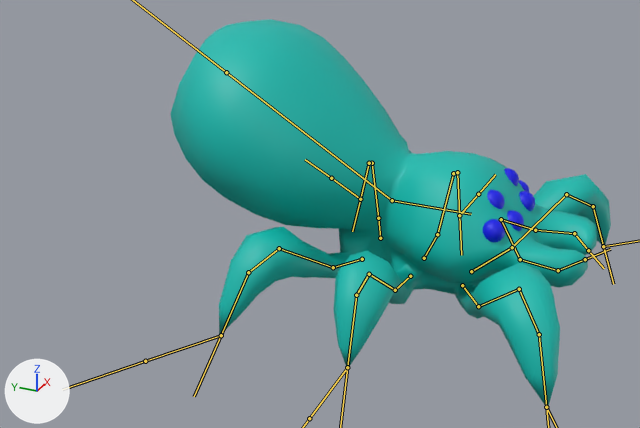
The FBX model Fortrest/Assets/Team/Liam/Enemys/Spider/New spider.fbx, before and after one commit.
One viewpoint serves both versions: a camera (50 mm lens) standing at (-16.63, -6.16, 9.57) and looking at (-1.1, 0.83, 1.81). The lights are fixed; the arrows at lower left show +X, +Y and +Z. The bones that bend it are drawn over the model as lines.

In view in the first picture: 'Spider_enemy'.
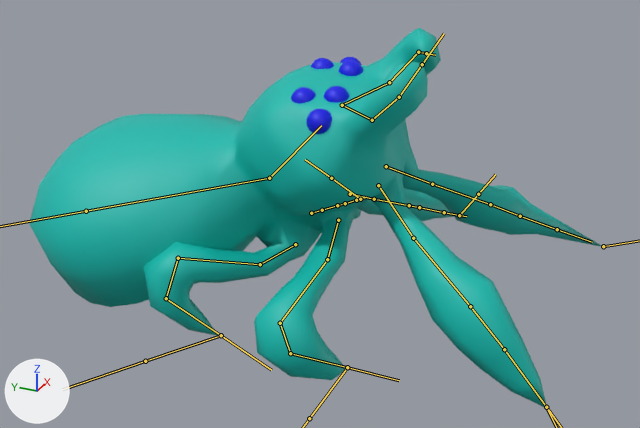
The newer file adds an action. The first version stands in its rest pose; the second is drawn at frame 6 of the action 'Armature|hit 2'.

Where the change shows, as pixel boxes (x1, y1, x2, y2) in the pictures (640 x 428 px):
'Spider_enemy', posed (30% wider)
    before: (170, 19, 611, 409)
    after: (29, 28, 603, 408)
bone 'Mainbody', root to tip
    before: (392, 200) to (471, 214)
    after: (269, 178) to (321, 125)
bone 'Leg1joint2.L', root to tip
    before: (471, 271) to (512, 247)
    after: (386, 166) to (432, 184)
bone 'Leg1joint3.L', root to tip
    before: (512, 247) to (566, 194)
    after: (432, 184) to (490, 204)
bone 'Leg1joint4.L', root to tip
    before: (566, 194) to (593, 206)
    after: (490, 204) to (520, 216)
bone 'Leg1joint5.L', root to tip
    before: (593, 206) to (603, 246)
    after: (520, 216) to (557, 229)
bone 'Leg2joint2.L', root to tip
    before: (424, 258) to (437, 234)
    after: (350, 194) to (374, 199)
bone 'Leg2joint3.L', root to tip
    before: (437, 234) to (453, 173)
    after: (374, 199) to (409, 205)
bone 'Leg2joint4.L', root to tip
    before: (453, 173) to (457, 172)
    after: (409, 205) to (419, 207)
bone 'Leg2joint5.L', root to tip
    before: (457, 172) to (459, 215)
    after: (419, 207) to (444, 212)
bone 'Leg3joint2.L', root to tip
    before: (380, 238) to (378, 218)
    after: (311, 213) to (322, 210)
bone 'Leg3joint3.L', root to tip
    before: (378, 218) to (372, 163)
    after: (322, 210) to (337, 205)
bone 'Leg3joint4.L', root to tip
    before: (372, 163) to (369, 163)
    after: (337, 205) to (345, 203)
bone 'Leg3joint5.L', root to tip
    before: (369, 163) to (360, 199)
    after: (345, 203) to (356, 200)
bone 'Leg1joint2.R', root to tip
    before: (462, 285) to (478, 306)
    after: (378, 185) to (413, 238)
bone 'Leg1joint3.R', root to tip
    before: (478, 306) to (519, 289)
    after: (413, 238) to (470, 306)
bone 'Leg1joint4.R', root to tip
    before: (519, 289) to (539, 334)
    after: (470, 306) to (504, 349)
bone 'Leg1joint5.R', root to tip
    before: (539, 334) to (546, 407)
    after: (504, 349) to (546, 407)
bone 'Leg2joint2.R', root to tip
    before: (410, 276) to (395, 290)
    after: (338, 220) to (327, 259)
bone 'Leg2joint3.R', root to tip
    before: (395, 290) to (369, 274)
    after: (327, 259) to (280, 323)
bone 'Leg2joint4.R', root to tip
    before: (369, 274) to (356, 295)
    after: (280, 323) to (290, 353)
bone 'Leg2joint5.R', root to tip
    before: (356, 295) to (347, 367)
    after: (290, 353) to (347, 367)
bone 'Leg3joint2.R', root to tip
    before: (362, 259) to (333, 267)
    after: (295, 244) to (260, 264)
bone 'Leg3joint3.R', root to tip
    before: (333, 267) to (279, 248)
    after: (260, 264) to (178, 258)
bone 'Leg3joint4.R', root to tip
    before: (279, 248) to (248, 272)
    after: (178, 258) to (166, 298)
bone 'Leg3joint5.R', root to tip
    before: (248, 272) to (221, 335)
    after: (166, 298) to (221, 335)

What the commit changed:
Bone 'Mainbody' (bone_mainbody) moves from (0.0, 0.0, 0.0) to (-0.85, -0.8, -0.4).
Bone 'Mainbody' (bone_mainbody) turns from (0, 0, 0) to (-49, 10, -8) degrees about its own x, y and z.
Bone 'Leg1joint2.L' (bone_leg1joint2_l) turns from (0, 0, 0) to (-18, -6, -70) degrees about its own x, y and z.
Bone 'Leg1joint3.L' (bone_leg1joint3_l) turns from (0, 0, 0) to (-23, 2, -23) degrees about its own x, y and z.
Bone 'Leg1joint4.L' (bone_leg1joint4_l) turns from (0, 0, 0) to (26, -10, 59) degrees about its own x, y and z.
Bone 'Leg1joint5.L' (bone_leg1joint5_l) turns from (0, 0, 0) to (19, -4, 32) degrees about its own x, y and z.
Bone 'Leg2joint2.L' (bone_leg2joint2_l) turns from (0, 0, 0) to (-19, -8, -44) degrees about its own x, y and z.
Bone 'Leg2joint3.L' (bone_leg2joint3_l) turns from (0, 0, 0) to (-3, -1, -27) degrees about its own x, y and z.
Bone 'Leg2joint4.L' (bone_leg2joint4_l) turns from (0, 0, 0) to (7, -3, 54) degrees about its own x, y and z.
Bone 'Leg2joint5.L' (bone_leg2joint5_l) turns from (0, 0, 0) to (3, -2, 54) degrees about its own x, y and z.
Bone 'Leg3joint2.L' (bone_leg3joint2_l) turns from (0, 0, 0) to (13, 1, -23) degrees about its own x, y and z.
Bone 'Leg3joint3.L' (bone_leg3joint3_l) turns from (0, 0, 0) to (16, 1, -19) degrees about its own x, y and z.
Bone 'Leg3joint4.L' (bone_leg3joint4_l) turns from (0, 0, 0) to (-22, 10, 45) degrees about its own x, y and z.
Bone 'Leg3joint5.L' (bone_leg3joint5_l) turns from (0, 0, 0) to (-10, 5, 42) degrees about its own x, y and z.
Bone 'Leg1joint2.R' (bone_leg1joint2_r) turns from (0, 0, 0) to (-15, 2, 62) degrees about its own x, y and z.
Bone 'Leg1joint3.R' (bone_leg1joint3_r) turns from (0, 0, 0) to (-16, -3, 21) degrees about its own x, y and z.
Bone 'Leg1joint4.R' (bone_leg1joint4_r) turns from (0, 0, 0) to (14, 1, -34) degrees about its own x, y and z.
Bone 'Leg1joint5.R' (bone_leg1joint5_r) turns from (0, 0, 0) to (15, 3, -28) degrees about its own x, y and z.
Bone 'Leg2joint2.R' (bone_leg2joint2_r) turns from (0, 0, 0) to (-13, 1, 17) degrees about its own x, y and z.
Bone 'Leg2joint3.R' (bone_leg2joint3_r) turns from (0, 0, 0) to (-7, -4, 13) degrees about its own x, y and z.
Bone 'Leg2joint4.R' (bone_leg2joint4_r) turns from (0, 0, 0) to (-5, -4, 8) degrees about its own x, y and z.
Bone 'Leg2joint5.R' (bone_leg2joint5_r) turns from (0, 0, 0) to (-5, 0, 4) degrees about its own x, y and z.
Bone 'Leg3joint2.R' (bone_leg3joint2_r) turns from (0, 0, 0) to (-13, -6, -11) degrees about its own x, y and z.
Bone 'Leg3joint3.R' (bone_leg3joint3_r) turns from (0, 0, 0) to (-6, -7, -3) degrees about its own x, y and z.
Bone 'Leg3joint4.R' (bone_leg3joint4_r) turns from (0, 0, 0) to (6, -4, 26) degrees about its own x, y and z.
Bone 'Leg3joint5.R' (bone_leg3joint5_r) turns from (0, 0, 0) to (4, -1, 26) degrees about its own x, y and z.
